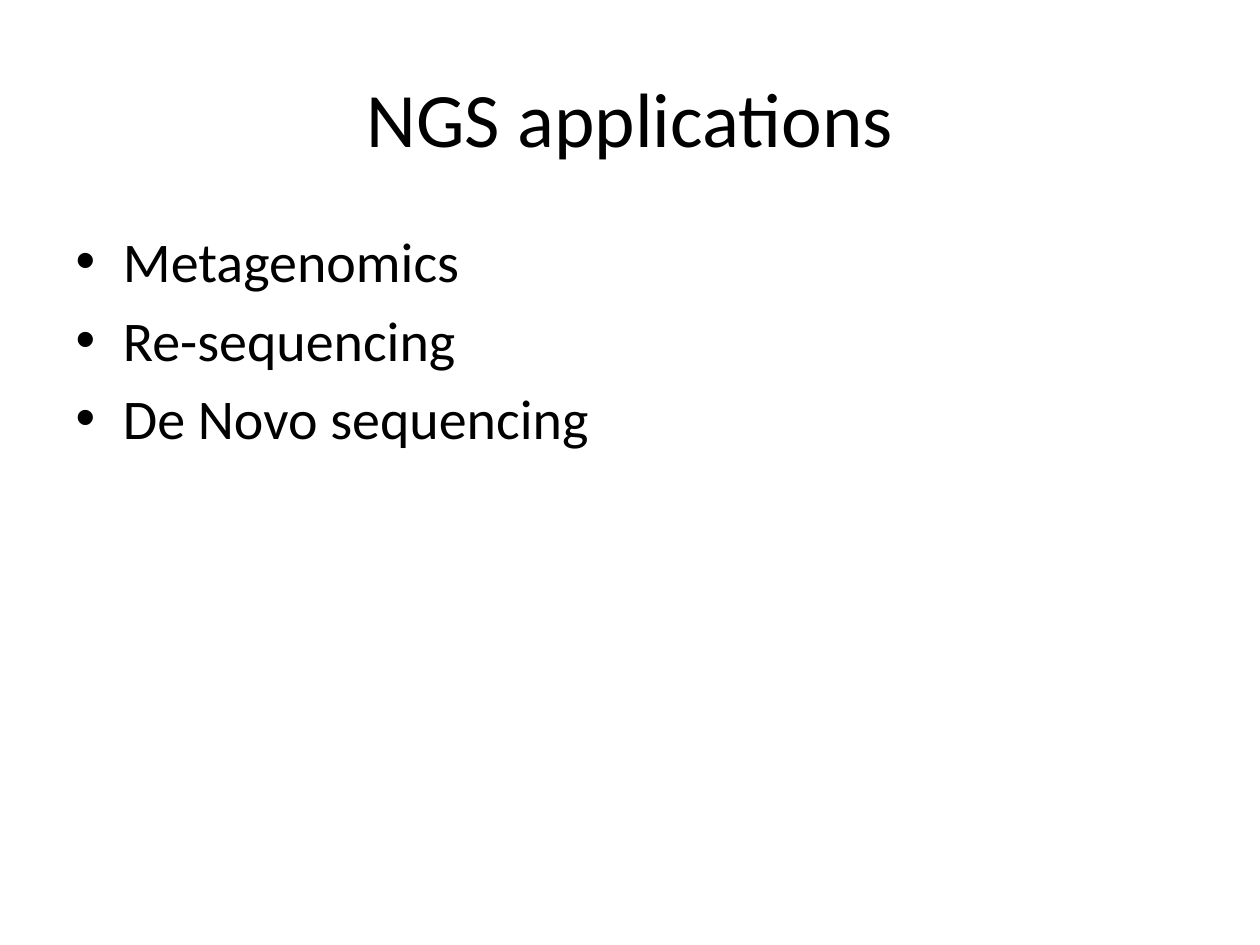
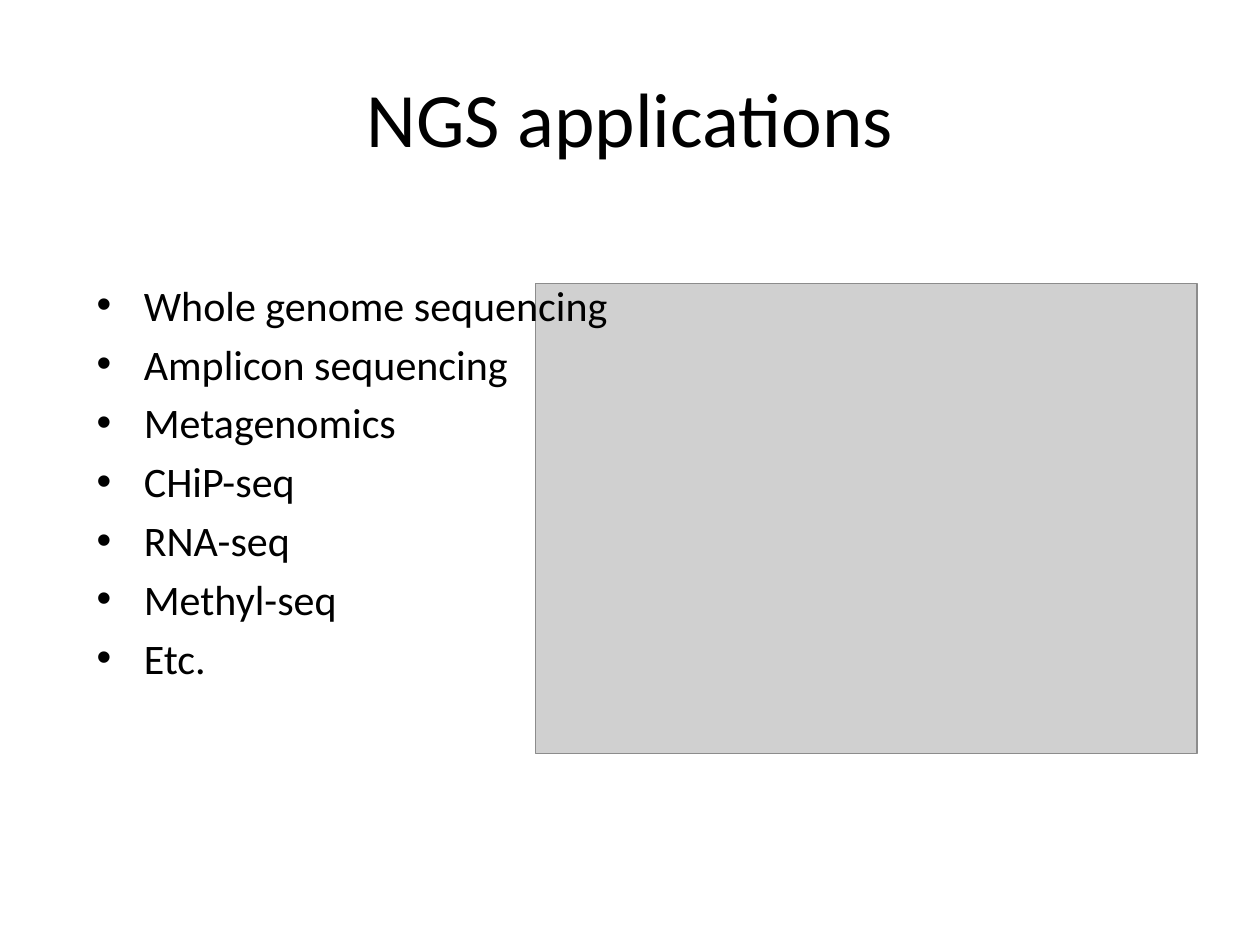
Before and after one commit to rvosa/ngs-workflows, a slide deck: slide 12 of doc/slides/day1/session1/NGSplatforms.pptx (slide 5 before the commit). Drawn at 1260x945 pixels with LibreOffice and Linux fonts; fonts in the diff are those of the drawing; grey boxes stand for pictures. Boxes give left, top, right and bottom in pixels: in the first picture for what was removed or moved away, otherwise in the second. Text is boxed around its words. In the diff, an @@ line names an element or a change of style, - is before the commit and + after.

```diff
--- a/doc/slides/day1/session1/NGSplatforms.pptx
+++ b/doc/slides/day1/session1/NGSplatforms.pptx
@@ text "Whole genome sequencing": place and size @@
-text "Whole genome sequencing" at box(123, 243, 588, 449)
+text "Whole genome sequencing" at box(144, 286, 607, 675)
@@ text at box(144, 286, 607, 388): paragraphs added @@
+• Whole genome sequencing
+• Amplicon sequencing
@@ picture added at box(536, 284, 1197, 753) @@
@@ text at box(144, 409, 396, 446): size 32 to 24 pt in "Metagenomics"; less space between paragraphs @@
@@ text at box(144, 468, 337, 675): text changed; size 32 to 24 pt @@
-• Re-sequencing
-• De Novo sequencing
+• CHiP-seq
+• RNA-seq
+• Methyl-seq
+• Etc.
```
Also in this commit, not shown: 6 other slides changed, 7 slides added, 2 slides removed.
